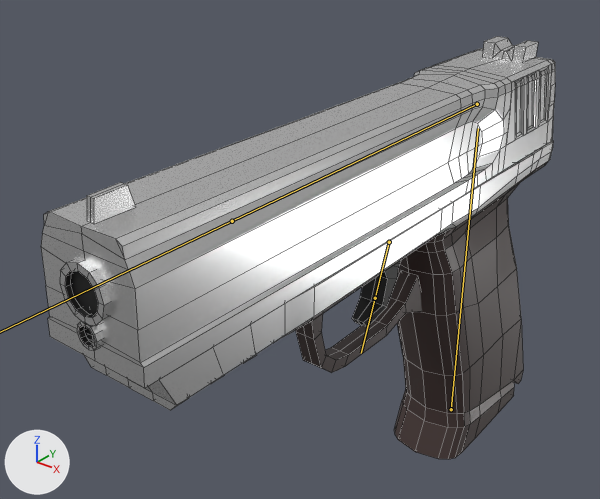
An edit to the FBX model Assets/MyWeapons/SmithWesson.fbx, drawn before and after from the same camera.
Rendered twice from a 50 mm lens placed at (0.301, -0.532, 0.292), pointed at (-0.009, -0.144, 0.052). Every picture has the same lights, and +X, +Y and +Z are marked at lower left. The bones that bend it are drawn over the model as lines. Mesh edges are drawn as thin lines.

Objects in the first picture: 'SmithWesson.001'.
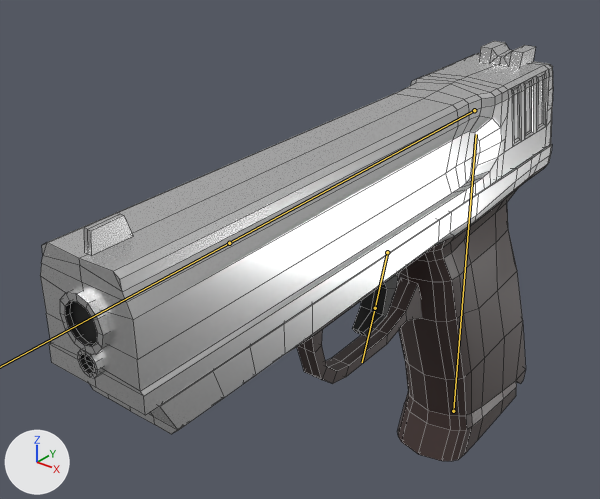
The newer file adds an action. The first version stands in its rest pose; the second is drawn at frame 27 of the action 'Iddle'.

Changed parts and their boxes (x1, y1, x2, y2) in the pictures (600 x 499 px):
'SmithWesson.001', posed: before (41, 36, 555, 459); after (40, 41, 553, 461)
bone 'Bone', root to tip: before (451, 409) to (478, 128); after (453, 411) to (476, 134)

The change, as a list of edits to the scene's bpy script:
```text
Change bone_bone:
    where bone_bone = bpy.data.objects['SmithWesson'].pose.bones['Bone']
    bone_bone.location: (0.0, 0.0, 0.0) -> (0.0, -0.06, -0.07)
    bone_bone.rotation_quaternion: (1.0, 0.0, 0.0, 0.0) -> (1.0, 0.013, 0.0, 0.001)  # degrees (0, 0, 0) -> degrees (2, 0, 0)
```
